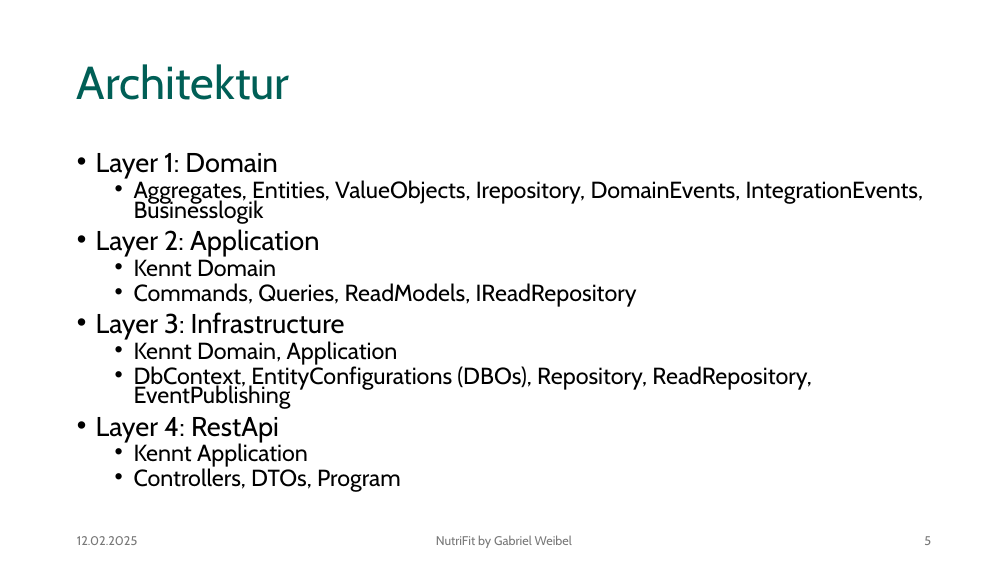
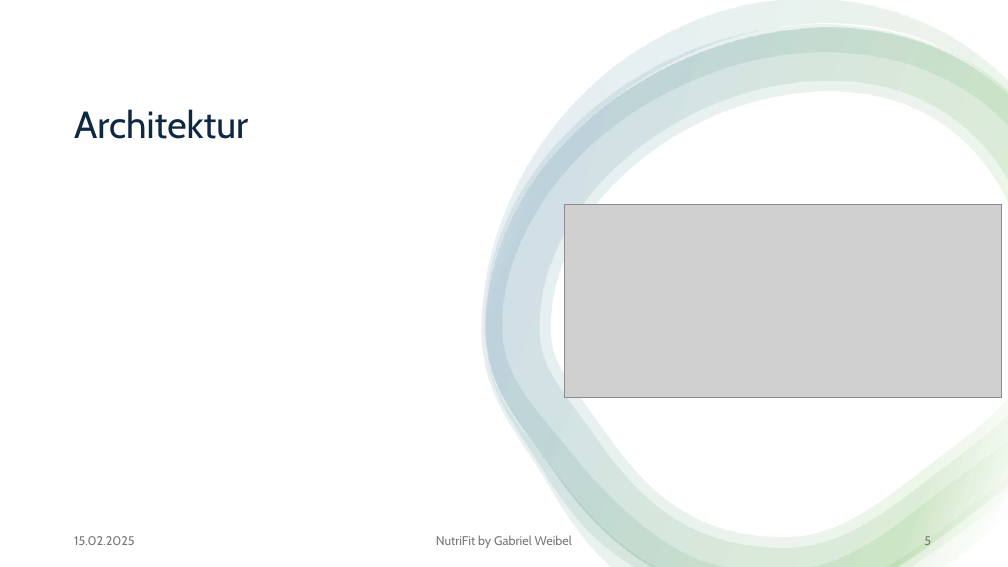
Before and after one commit to gaweCodes/NutriFit, a slide deck: slide 5 of docs/Vorstellung_NutriFit.pptx. Drawn at 1008x567 pixels with LibreOffice and Linux fonts; fonts in the diff are those of the drawing; grey boxes stand for pictures. Boxes give left, top, right and bottom in pixels: in the first picture for what was removed or moved away, otherwise in the second. Text is boxed around its words. In the diff, an @@ line names an element or a change of style, - is before the commit and + after.

```diff
--- a/docs/Vorstellung_NutriFit.pptx
+++ b/docs/Vorstellung_NutriFit.pptx
@@ rectangle added at (x1=0, y1=0, x2=1008, y2=567), fill #FFFFFF @@
@@ group added at (x1=481, y1=0, x2=1008, y2=567): 4 freeform shapes @@
@@ title "Architektur" moved from (x1=77, y1=64, x2=290, y2=100) to (x1=74, y1=109, x2=248, y2=139) @@
@@ title "Architektur" at (x1=74, y1=109, x2=248, y2=139): size 44 to 36 pt, text colour #005F56 to #0E2841 @@
@@ text removed at (x1=96, y1=153, x2=923, y2=492) @@
-• Layer 1: Domain
-  • Aggregates, Entities, ValueObjects, Irepository, DomainEvents, IntegrationEvents, Businesslogik
-• Layer 2: Application
-  • Kennt Domain
-  • Commands, Queries, ReadModels, IReadRepository
-• Layer 3: Infrastructure
-  • Kennt Domain, Application
-  • DbContext, EntityConfigurations (DBOs), Repository, ReadRepository, EventPublishing
-• Layer 4: RestApi
-  • Kennt Application
-  • Controllers, DTOs, Program
@@ picture added at (x1=565, y1=204, x2=1001, y2=397) @@
@@ text at (x1=74, y1=536, x2=135, y2=545): text changed @@
-12.02.2025
+15.02.2025
@@ text "NutriFit by Gabriel Weibel" at (x1=436, y1=535, x2=572, y2=548): more space between paragraphs @@
@@ page number at (x1=924, y1=536, x2=931, y2=545): more space between paragraphs @@
```
Also in this commit, not shown: 8 other slides changed, 19 other files.
